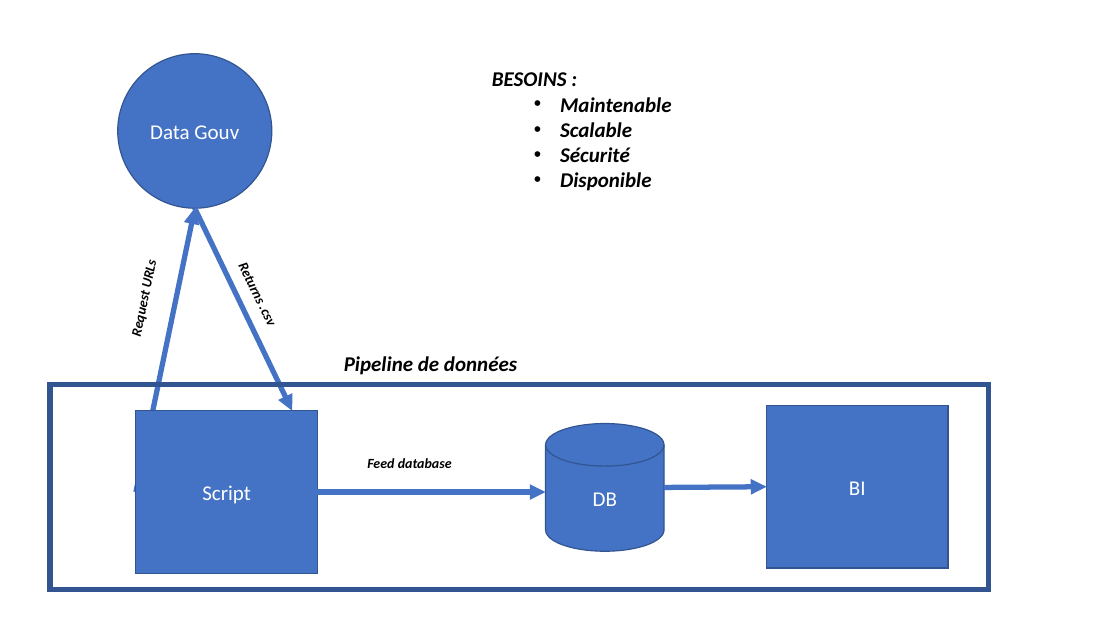
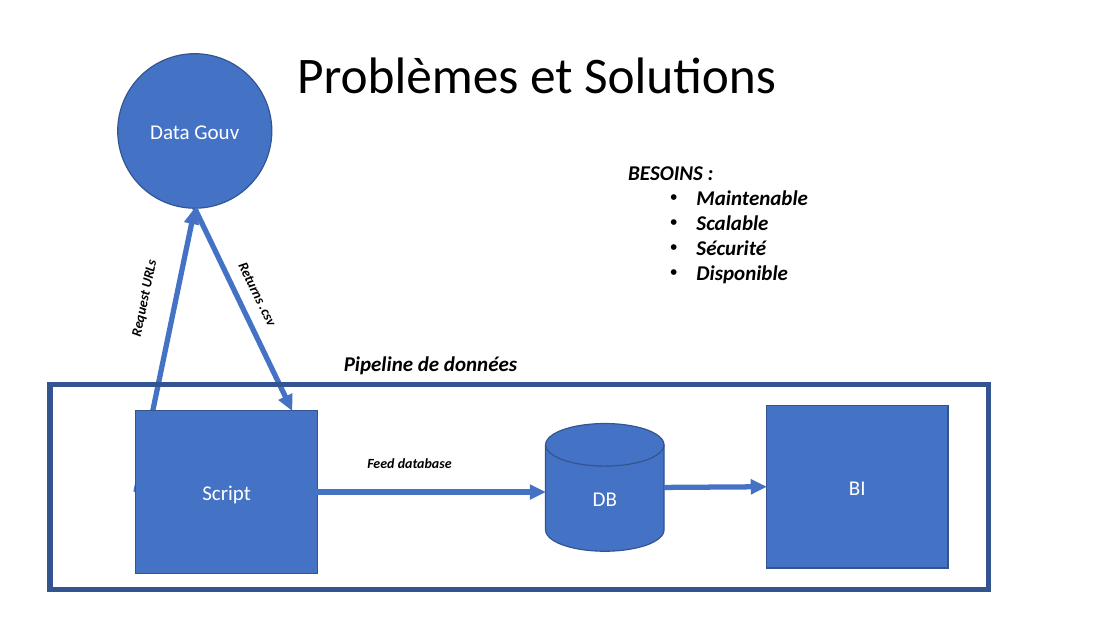
Before and after one commit to antoinersw/data-pipeline, a slide deck: slide 4 of présentation.pptx. Drawn at 1120x630 pixels with LibreOffice and Linux fonts; fonts in the diff are those of the drawing. Boxes give left, top, right and bottom in pixels: in the first picture for what was removed or moved away, otherwise in the second. Text is boxed around its words. In the diff, an @@ line names an element or a change of style, - is before the commit and + after.

```diff
--- a/présentation.pptx
+++ b/présentation.pptx
@@ title added at box(297, 57, 776, 94), 44 pt, text #000000 @@
+Problèmes et Solutions
@@ text "BESOINS :": place and size @@
-text "BESOINS :" at box(492, 72, 672, 191)
+text "BESOINS :" at box(628, 166, 808, 284)
```
Also in this commit, not shown: 5 other slides changed, 8 slides added, 2 slides removed, 2 other files.
